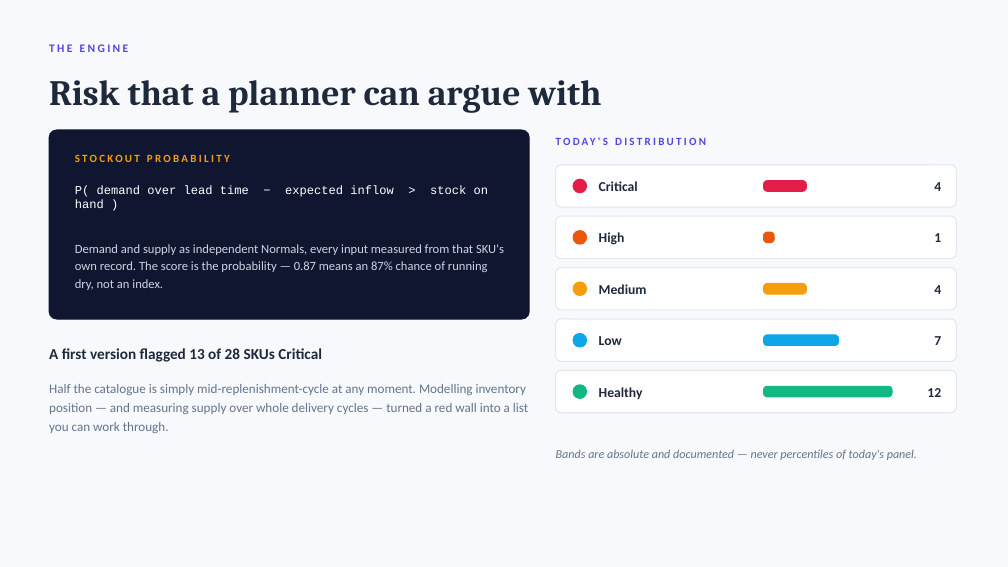
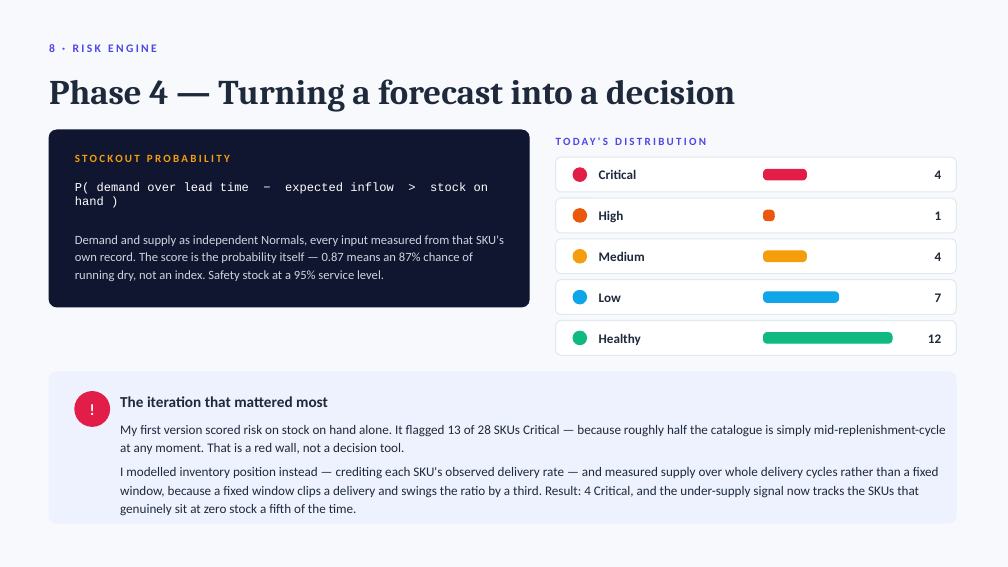
Before and after one commit to Victorolufemi/fmn-supply-chain-risk-monitor, a slide deck: slide 9 of presentation/Supply-Chain-Risk-Monitor.pptx (slide 8 before the commit). Drawn at 1008x567 pixels with LibreOffice and Linux fonts; fonts in the diff are those of the drawing. Boxes give left, top, right and bottom in pixels: in the first picture for what was removed or moved away, otherwise in the second. Text is boxed around its words. In the diff, an @@ line names an element or a change of style, - is before the commit and + after.

Commit message:
Restructure deck as a build walkthrough
The previous version read as a product pitch. Reframed around the problem I was
given, what I built, and how I built it — 12 slides, one engineering decision
per phase.

- New: what I built (three tiers + what ships), how I worked (six phases with
  the call made at each), and a production-quality slide covering tests,
  security, performance and deployment
- Data slide now shows what I found beside what I did about it
- Model slide pairs the comparison chart with the validation design and why a
  random split would have been invalid
- Keeps the iterations worth defending: the 13-of-28 Critical rework, and the
  two grounding bugs the verifier caught

QA: 0 hard issues, 0 warnings from qa_deck.py; all 12 slides rendered through
the installed PowerPoint and inspected.

```diff
--- a/presentation/Supply-Chain-Risk-Monitor.pptx
+++ b/presentation/Supply-Chain-Risk-Monitor.pptx
@@ text at box(49, 44, 157, 52): text changed @@
-THE ENGINE
+8 · RISK ENGINE
@@ text at box(49, 79, 735, 112): text changed; size 34 to 33 pt @@
-Risk that a planner can argue with
+Phase 4 — Turning a forecast into a decision
@@ rounded rectangle: place and size @@
-rounded rectangle at box(49, 130, 529, 319)
+rounded rectangle at box(49, 130, 529, 307)
@@ rounded rectangle: place and size @@
-rounded rectangle at box(556, 165, 957, 207)
+rounded rectangle at box(556, 157, 957, 192)
@@ 2 texts, 1 ellipse, 1 rounded rectangle: place and size @@
-2 texts, 1 ellipse, 1 rounded rectangle at box(573, 179, 941, 193)
+2 texts, 1 ellipse, 1 rounded rectangle at box(573, 168, 942, 181)
@@ proportions changed in 6 elements at box(556, 321, 957, 355), box(49, 130, 529, 307), box(556, 280, 957, 315), box(556, 157, 957, 192), box(556, 239, 957, 274), box(556, 198, 957, 233) @@
@@ rounded rectangle: place and size @@
-rounded rectangle at box(556, 371, 957, 413)
+rounded rectangle at box(556, 198, 957, 233)
@@ text at box(75, 235, 504, 281): text changed @@
-Demand and supply as independent Normals, every input measured from that SKU's own record. The score is the probability — 0.87 means an 87% chance of running dry, not an index.
+Demand and supply as independent Normals, every input measured from that SKU's own record. The score is the probability itself — 0.87 means an 87% chance of running dry, not an index. Safety stock at a 95% service level.
@@ rounded rectangle: place and size @@
-rounded rectangle at box(556, 216, 957, 259)
+rounded rectangle at box(556, 239, 957, 274)
@@ 2 texts, 1 ellipse, 1 rounded rectangle: place and size @@
-2 texts, 1 ellipse, 1 rounded rectangle at box(573, 231, 941, 245)
+2 texts, 1 ellipse, 1 rounded rectangle at box(573, 209, 942, 222)
@@ ellipse: place and size @@
-ellipse at box(573, 282, 587, 296)
+ellipse at box(573, 250, 587, 263)
@@ 2 texts, 1 rounded rectangle: place and size @@
-2 texts, 1 rounded rectangle at box(599, 284, 941, 294)
+2 texts, 1 rounded rectangle at box(599, 251, 942, 262)
@@ rounded rectangle: place and size @@
-rounded rectangle at box(556, 268, 957, 310)
+rounded rectangle at box(556, 280, 957, 315)
@@ 2 texts, 1 ellipse, 1 rounded rectangle: place and size @@
-2 texts, 1 ellipse, 1 rounded rectangle at box(573, 333, 941, 347)
+2 texts, 1 ellipse, 1 rounded rectangle at box(573, 290, 942, 304)
@@ rounded rectangle: place and size @@
-rounded rectangle at box(556, 319, 957, 361)
+rounded rectangle at box(556, 321, 957, 355)
@@ size 13 to 12.5 pt in 10 elements at box(935, 170, 942, 179), box(599, 169, 637, 179), box(935, 211, 942, 220), box(599, 210, 624, 222), box(935, 252, 942, 261), box(599, 251, 645, 261), box(599, 293, 621, 302), box(935, 293, 942, 302), box(928, 334, 941, 343), box(599, 333, 641, 345) @@
@@ text removed at box(49, 348, 322, 362) @@
-A first version flagged 13 of 28 SKUs Critical
@@ 2 texts, 1 ellipse, 1 rounded rectangle: place and size @@
-2 texts, 1 ellipse, 1 rounded rectangle at box(573, 385, 941, 399)
+2 texts, 1 ellipse, 1 rounded rectangle at box(573, 331, 941, 345)
@@ text removed at box(49, 384, 528, 433) @@
-Half the catalogue is simply mid-replenishment-cycle at any moment. Modelling inventory position — and measuring supply over whole delivery cycles — turned a red wall into a list you can work through.
@@ rounded rectangle added at box(49, 372, 957, 523), fill #EEF2FF, outline #EEF2FF 1 pt @@
@@ ellipse added at box(75, 392, 110, 426), fill #E11D48, outline #E11D48 1 pt @@
@@ text added at box(75, 392, 110, 426), 15 pt, text #FFFFFF, bold @@
+!
@@ text added at box(120, 396, 328, 407), 14.5 pt, text #1E293B, bold @@
+The iteration that mattered most
@@ text added at box(120, 425, 946, 454), 12.5 pt, text #1E293B @@
+My first version scored risk on stock on hand alone. It flagged 13 of 28 SKUs Critical — because roughly half the catalogue is simply mid-replenishment-cycle at any moment. That is a red wall, not a decision tool.
@@ text removed at box(556, 449, 917, 460) @@
-Bands are absolute and documented — never percentiles of today's panel.
@@ text added at box(120, 467, 939, 516), 12.5 pt, text #1E293B @@
+I modelled inventory position instead — crediting each SKU's observed delivery rate — and measured supply over whole delivery cycles rather than a fixed window, because a fixed window clips a delivery and swings the ratio by a third. Result: 4 Critical, and the under-supply signal now tracks the SKUs that genuinely sit at zero stock a fifth of the time.
```
Also in this commit, not shown: 6 other slides changed, 5 slides added, 3 slides removed, 2 other files.
